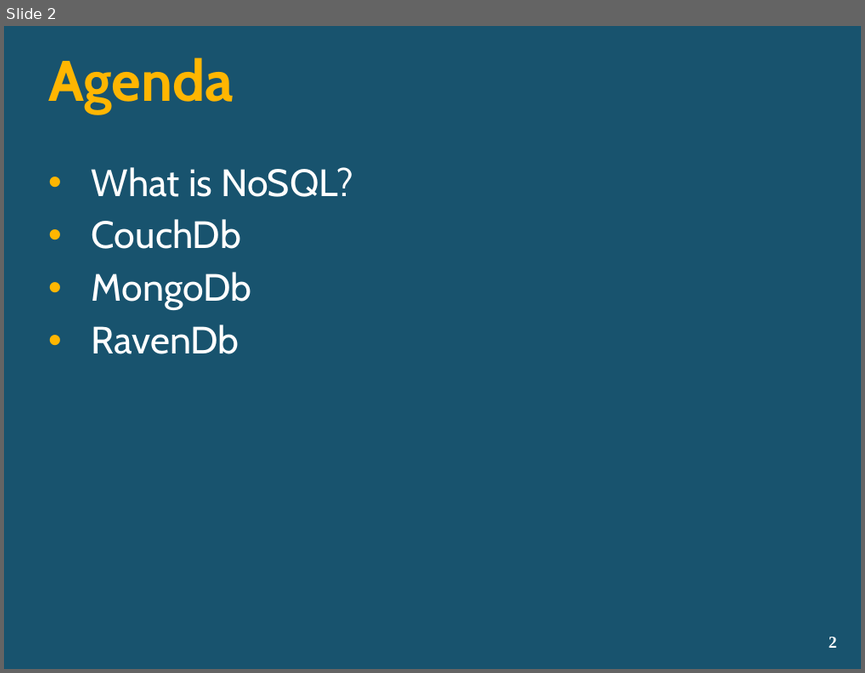
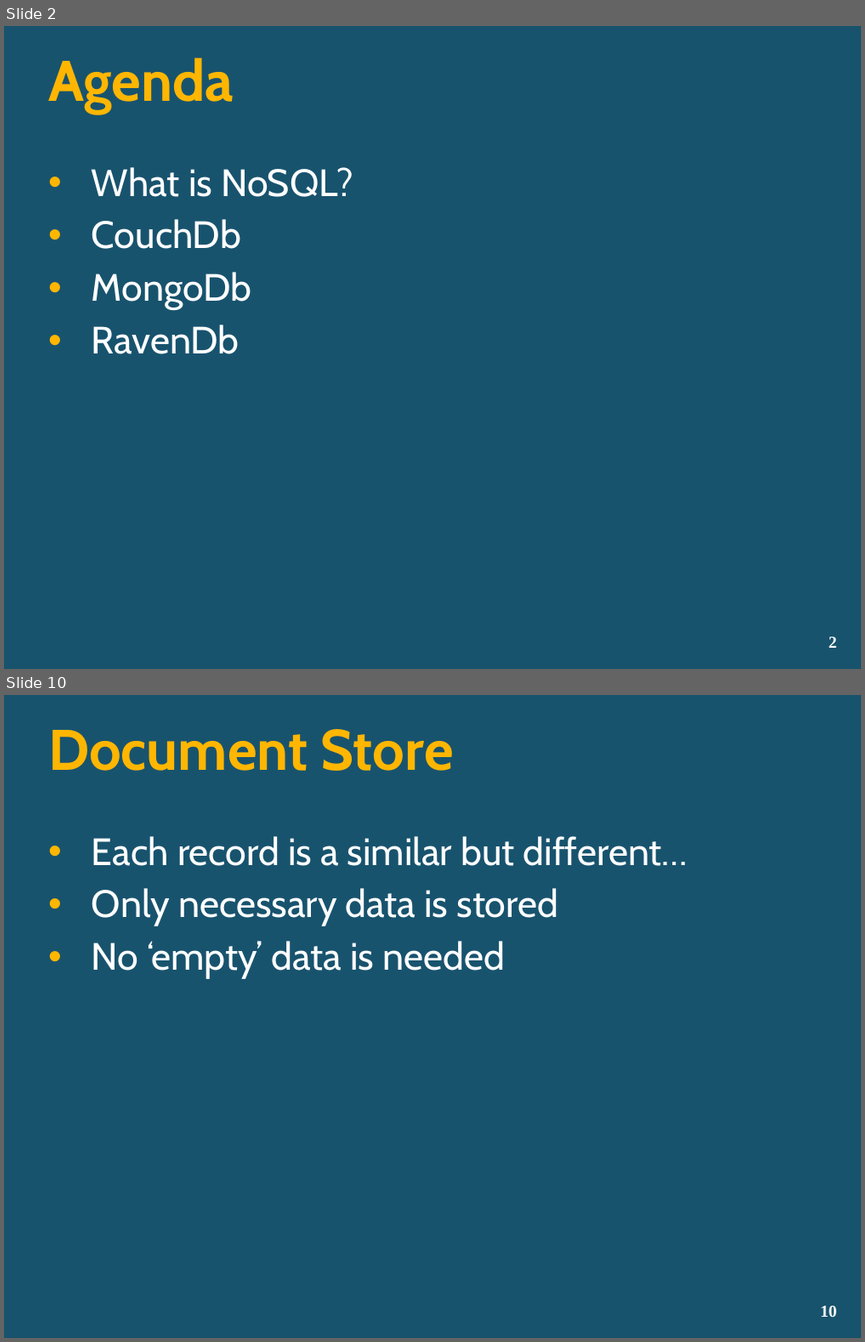
Before and after one commit to lozanotek/nosql, a slide deck: slides/NoSQL.pptx. Shown one above the other, each under a label of ours: slide 2 before the commit, slides 2 and 10 after it; the slides between them are not shown. The pictures are 865x673 and 865x1342 pixels, drawn with LibreOffice and Linux fonts; fonts in the diff are those of the drawing; background and template pictures are left out. Boxes give left, top, right and bottom in pixels: in the first picture for what was removed or moved away, otherwise in the second. Text is boxed around its words. In the diff, an @@ line names an element or a change of style, - is before the commit and + after.

```diff
--- a/slides/NoSQL.pptx
+++ b/slides/NoSQL.pptx
@@ slide 10 added at <box>4,695,861,1338</box>, background picture (left out) @@
@@ title added at <box>48,729,454,771</box>, 48 pt, text #FFB601, bold @@
+Document Store
@@ text added at <box>92,836,687,979</box>, 32 pt, text #FFFFFF @@
+• Each record is a similar but different…
+• Only necessary data is stored
+• No ‘empty’ data is needed
@@ page number added at <box>820,1305,837,1316</box>, 14 pt, text #FFFFFF, bold @@
+10
```
Also in this commit, not shown: 1 slide changed, 18 other slides added.
